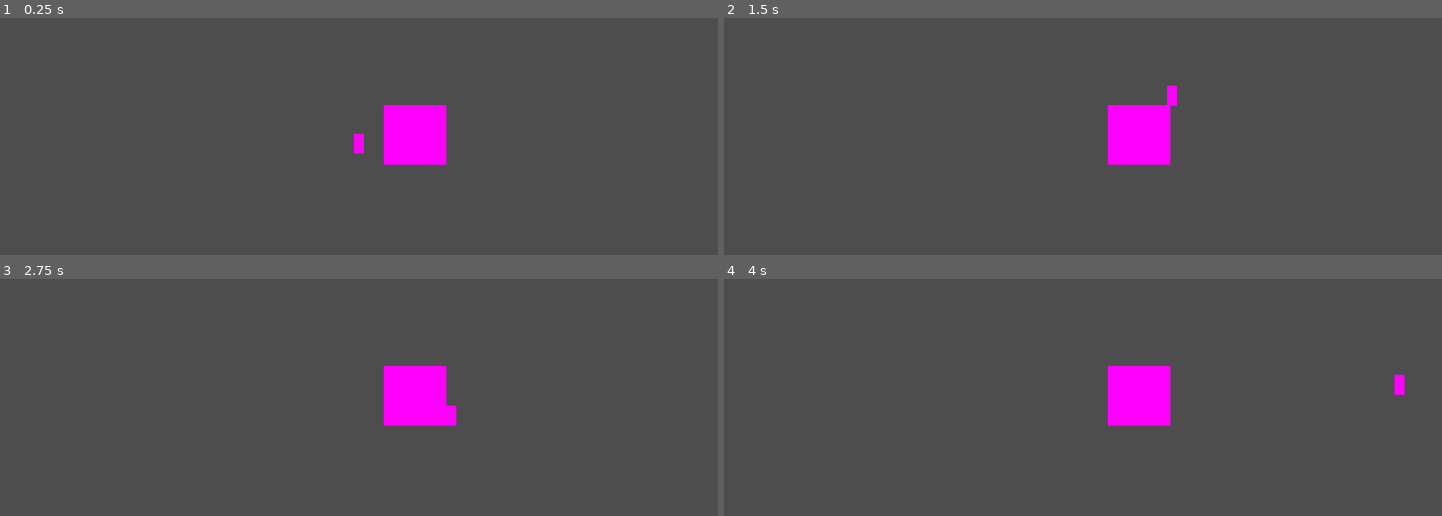
Above: before the commit, frames 1-4 (two rows, left to right).
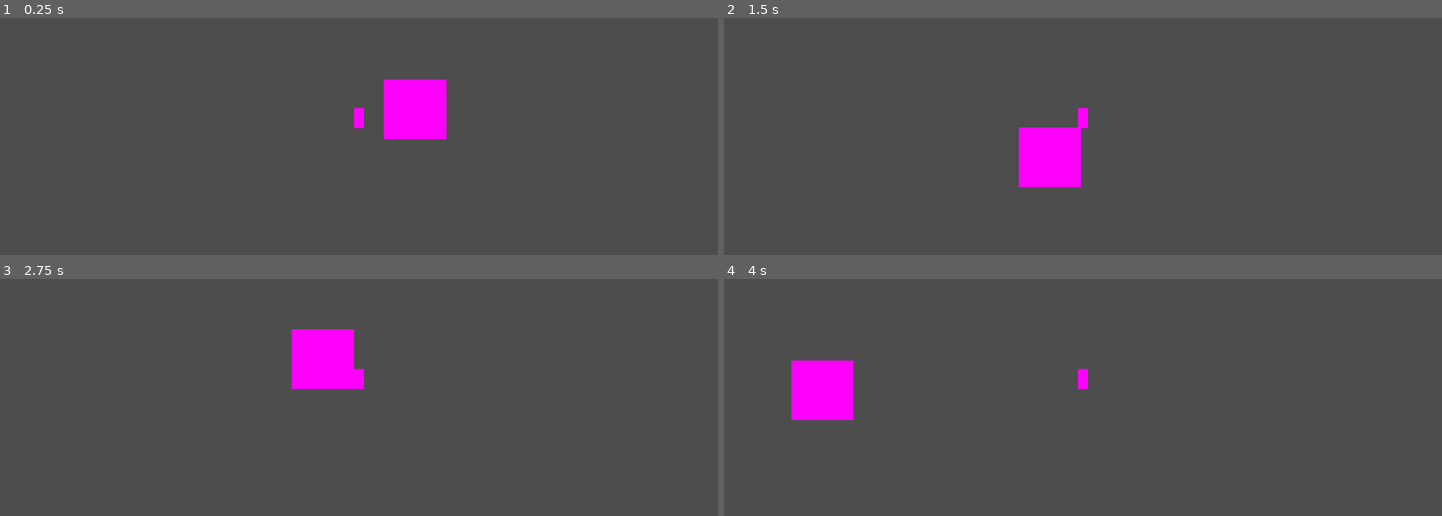
Above: after the commit, the same moments.

Repository: INV-matt/GMTK-game-jam
Game: Godot game, scene res://Scenes/main.tscn
Same seed, same stepped clock (60 frames per second), same inputs: the game is played once before the commit and once after it.
Inputs:
- Up to frame 1 (0.25 s): no input
- Up to frame 2 (1.5 s): hold D (pl_right) from 0.53 s (still down); tap Space (pl_jump) at 0.77 s
- Up to frame 3 (2.75 s): tap Space (pl_jump) at 1.52 s; release D (pl_right) at 2.03 s; hold A (pl_left) from 2.03 s (still down)
- Up to frame 4 (4 s): release A (pl_left) at 2.78 s; hold D (pl_right) from 2.78 s (still down); tap Space (pl_jump) at 3.02, 3.77 s

The runs differ from the first frame. In frame 1, 2.2% of the frame differs, in the area x 49-63%, y 25-63%; in frame 2, 4.7%; in frame 3, 4.7%; in frame 4, 4.7%, in the area x 9-95%, y 34-63%.

Commit message:
Programmed Basic Movement

Diff:
--- a/Scenes/main.tscn
+++ b/Scenes/main.tscn
@@ -14,7 +14,7 @@
 
 [node name="Player" parent="." instance=ExtResource("1_5lr7u")]
 
-[node name="Camera2D" type="Camera2D" parent="."]
+[node name="Camera2D" type="Camera2D" parent="Player"]
 
 [node name="StaticBody2D" type="StaticBody2D" parent="."]
 position = Vector2(0, 75)
--- a/Scripts/player.gd
+++ b/Scripts/player.gd
@@ -70,13 +70,13 @@
 func _handleJump() -> void:
   if Input.get_action_strength("pl_jump"): _frameSinceJumpPressed = 0
 
-  if _frameSinceJumpPressed > CoyoteTime: return
+  if _frameSinceJumpPressed > JumpBuffer: return
 
   if is_on_floor():
     _jump()
     return
 
-  if _lastOnFloor <= JumpBuffer && _jumpCount < 1:
+  if _lastOnFloor <= CoyoteTime && _jumpCount < 1:
     _jump()
     return
 
